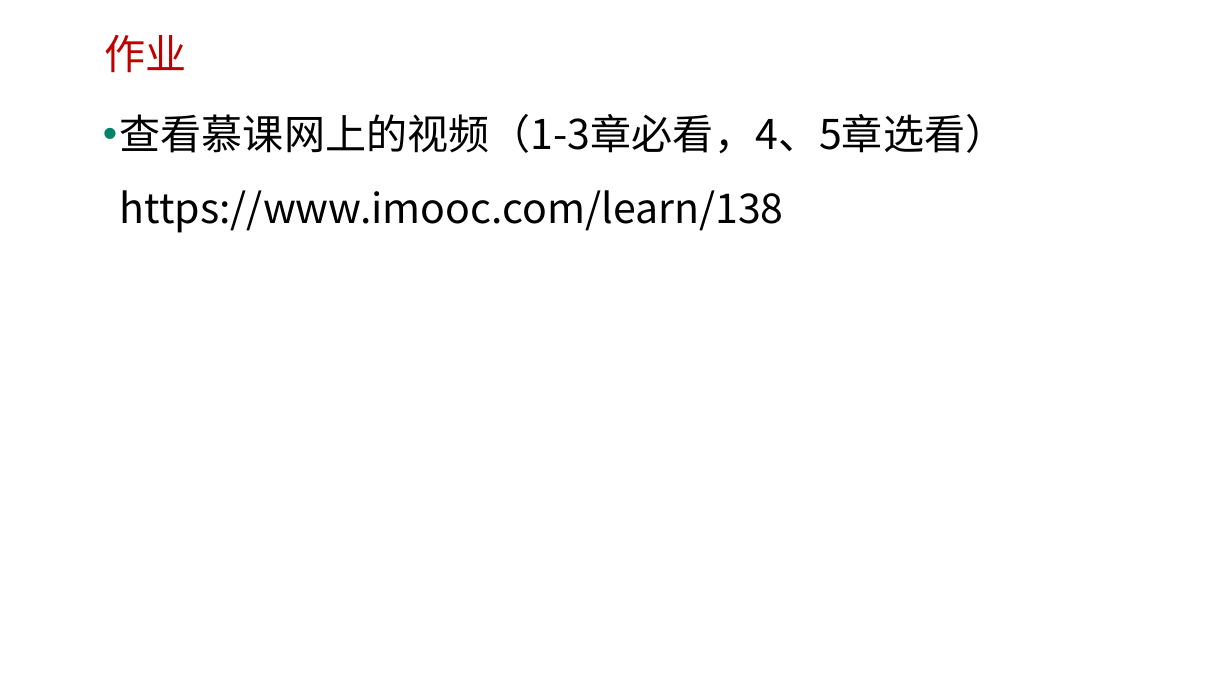
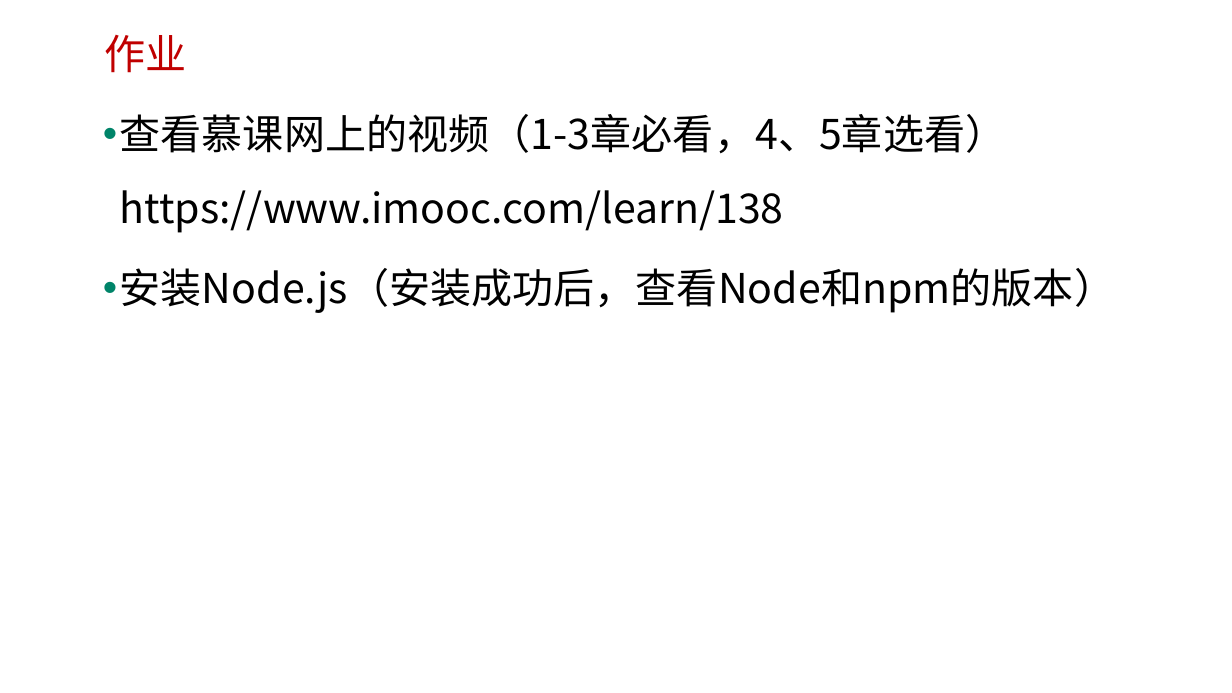
Before and after one commit to edu2act/course-javascript-advanced, a slide deck: slide 16 of 课程PPT/25.事件及事件流.pptx. Drawn at 1232x693 pixels with LibreOffice and Linux fonts; fonts in the diff are those of the drawing; background and template pictures are left out. Boxes give left, top, right and bottom in pixels: in the first picture for what was removed or moved away, otherwise in the second. Text is boxed around its words. In the diff, an @@ line names an element or a change of style, - is before the commit and + after.

```diff
--- a/课程PPT/25.事件及事件流.pptx
+++ b/课程PPT/25.事件及事件流.pptx
@@ text at (x1=120, y1=268, x2=1115, y2=313): paragraph added @@
+• 安装Node.js（安装成功后，查看Node和npm的版本）
```
Also in this commit, not shown: 1 other slide changed, 9 other files.
